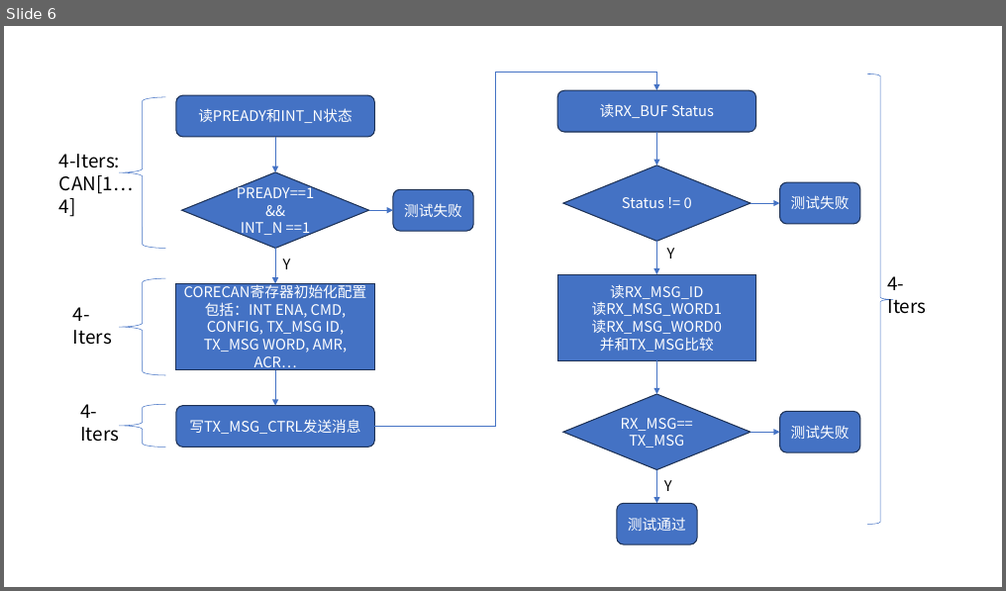
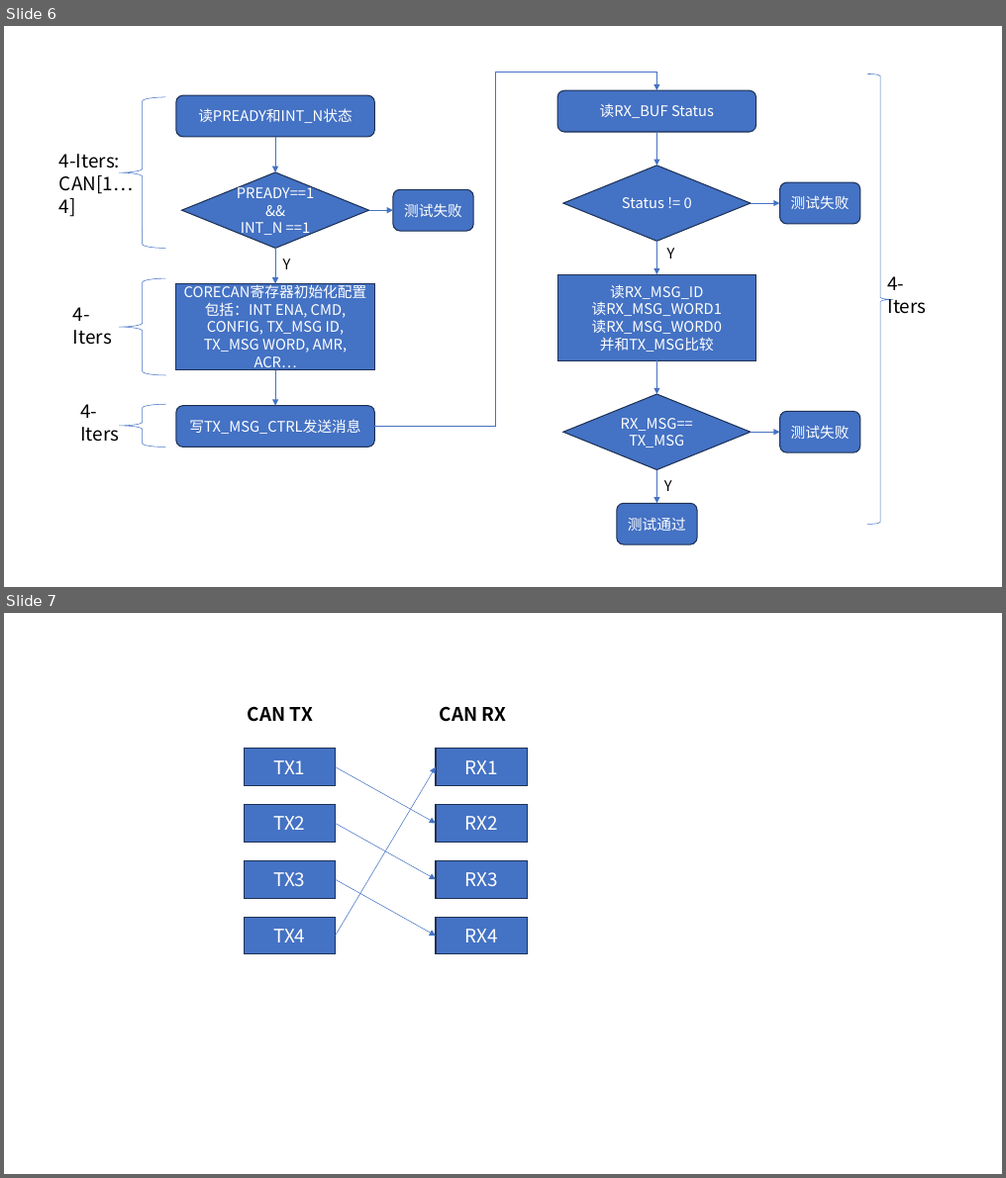
Before and after one commit to iamtonyxu/gpb, a slide deck: stn/stn_test_fw_solution.pptx. Shown one above the other, each under a label of ours: slide 6 before the commit, slides 6 and 7 after it. The pictures are 1006x591 and 1006x1178 pixels, drawn with LibreOffice and Linux fonts; fonts in the diff are those of the drawing. Boxes give left, top, right and bottom in pixels: in the first picture for what was removed or moved away, otherwise in the second. Text is boxed around its words. In the diff, an @@ line names an element or a change of style, - is before the commit and + after.

```diff
--- a/stn/stn_test_fw_solution.pptx
+++ b/stn/stn_test_fw_solution.pptx
@@ slide 7 added at (4, 613, 1002, 1174), background #FFFFFF @@
@@ group added at (244, 706, 528, 956): 8 rectangles, 4 arrows, 2 texts @@
+CAN TX
+TX1
+TX2
+TX3
+TX4
+CAN RX
+RX1
+RX2
+RX3
+RX4
```
Also in this commit, not shown: 2 other files.
